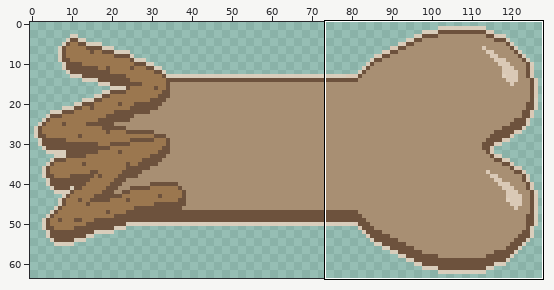
Two states of a pixel-art file, assets/sprite_fatigue.aseprite. The first picture is a wide view before the edit; the outline marks the close-up.
Close-up. Before the edit:
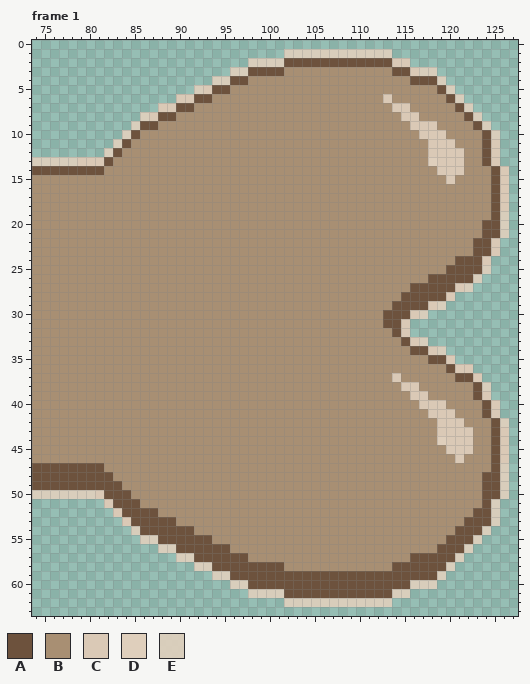
128x64 pixels, 8 frames. Shown: frame 1: x 74..127, y 0..63. The commit also changed other frames or places, which this record leaves out.
Palette (. is transparent): A #6d523d  B #a88f73  C #dac9b6  D #dfcfbc  E #e0d0bde7
Pixels before, frame 1 (only the part around the change), first column x 74:
 0 ......................................................
 1 ............................EEEEEEEEEEEE..............
 2 ........................EEEEAAAAAAAAAAAACC............
 3 ......................EEAAAABBBBBBBBBBBBAACEE.........
 4 ....................EEAABBBBBBBBBBBBBBBBBBAAAE........
 5 ..................ECAABBBBBBBBBBBBBBBBBBBBBBBAE.......
 6 ................CCAABBBBBBBBBBBBBBBBBBBCBBBBBBAE......
 7 ..............CCAABBBBBBBBBBBBBBBBBBBBBBCCBBBBBAE.....
 8 ............ECAABBBBBBBBBBBBBBBBBBBBBBBBBCCBBBBBAE....
 9 ...........EAABBBBBBBBBBBBBBBBBBBBBBBBBBBBCCCBBBBAE...
10 ..........EABBBBBBBBBBBBBBBBBBBBBBBBBBBBBBBCCCBBBBAE..
11 .........EABBBBBBBBBBBBBBBBBBBBBBBBBBBBBBBBBCCCBBBAC..
12 ........EABBBBBBBBBBBBBBBBBBBBBBBBBBBBBBBBBBCCCCBBAC..
13 EEEEECCCABBBBBBBBBBBBBBBBBBBBBBBBBBBBBBBBBBBDCCCBBAC..
14 AAAAAAAABBBBBBBBBBBBBBBBBBBBBBBBBBBBBBBBBBBBBCCCBBBAC.
15 BBBBBBBBBBBBBBBBBBBBBBBBBBBBBBBBBBBBBBBBBBBBBBCBBBBAC.
16 BBBBBBBBBBBBBBBBBBBBBBBBBBBBBBBBBBBBBBBBBBBBBBBBBBBAC.
17 BBBBBBBBBBBBBBBBBBBBBBBBBBBBBBBBBBBBBBBBBBBBBBBBBBBAC.
18 BBBBBBBBBBBBBBBBBBBBBBBBBBBBBBBBBBBBBBBBBBBBBBBBBBBAC.
19 BBBBBBBBBBBBBBBBBBBBBBBBBBBBBBBBBBBBBBBBBBBBBBBBBBBAE.
20 BBBBBBBBBBBBBBBBBBBBBBBBBBBBBBBBBBBBBBBBBBBBBBBBBBAAE.
21 BBBBBBBBBBBBBBBBBBBBBBBBBBBBBBBBBBBBBBBBBBBBBBBBBBAAE.
22 BBBBBBBBBBBBBBBBBBBBBBBBBBBBBBBBBBBBBBBBBBBBBBBBBAAC..
23 BBBBBBBBBBBBBBBBBBBBBBBBBBBBBBBBBBBBBBBBBBBBBBBBBAAC..
24 BBBBBBBBBBBBBBBBBBBBBBBBBBBBBBBBBBBBBBBBBBBBBBBAAAC...
25 BBBBBBBBBBBBBBBBBBBBBBBBBBBBBBBBBBBBBBBBBBBBBBAAAAE...
26 BBBBBBBBBBBBBBBBBBBBBBBBBBBBBBBBBBBBBBBBBBBBAAAAAE....
27 BBBBBBBBBBBBBBBBBBBBBBBBBBBBBBBBBBBBBBBBBBAAAAACE.....
28 BBBBBBBBBBBBBBBBBBBBBBBBBBBBBBBBBBBBBBBBBAAAAAC.......
29 BBBBBBBBBBBBBBBBBBBBBBBBBBBBBBBBBBBBBBBBAAAACE........
30 BBBBBBBBBBBBBBBBBBBBBBBBBBBBBBBBBBBBBBBAAACE..........
31 BBBBBBBBBBBBBBBBBBBBBBBBBBBBBBBBBBBBBBBAAC............
32 BBBBBBBBBBBBBBBBBBBBBBBBBBBBBBBBBBBBBBBBAC............
33 BBBBBBBBBBBBBBBBBBBBBBBBBBBBBBBBBBBBBBBBBACE..........
34 BBBBBBBBBBBBBBBBBBBBBBBBBBBBBBBBBBBBBBBBBBAACE........
35 BBBBBBBBBBBBBBBBBBBBBBBBBBBBBBBBBBBBBBBBBBBBAAC.......
36 BBBBBBBBBBBBBBBBBBBBBBBBBBBBBBBBBBBBBBBBBBBBBBACC.....
37 BBBBBBBBBBBBBBBBBBBBBBBBBBBBBBBBBBBBBBBBCBBBBBBAAC....
38 BBBBBBBBBBBBBBBBBBBBBBBBBBBBBBBBBBBBBBBBBCCBBBBBBAE...
39 BBBBBBBBBBBBBBBBBBBBBBBBBBBBBBBBBBBBBBBBBBCCBBBBBAC...
40 BBBBBBBBBBBBBBBBBBBBBBBBBBBBBBBBBBBBBBBBBBBCCCBBBBAC..
41 BBBBBBBBBBBBBBBBBBBBBBBBBBBBBBBBBBBBBBBBBBBBCCCBBBAC..
42 BBBBBBBBBBBBBBBBBBBBBBBBBBBBBBBBBBBBBBBBBBBBBCCCBBBAE.
43 BBBBBBBBBBBBBBBBBBBBBBBBBBBBBBBBBBBBBBBBBBBBBCCCCBBAC.
44 BBBBBBBBBBBBBBBBBBBBBBBBBBBBBBBBBBBBBBBBBBBBBDCCCBBAC.
45 BBBBBBBBBBBBBBBBBBBBBBBBBBBBBBBBBBBBBBBBBBBBBBCCCBBAC.
46 BBBBBBBBBBBBBBBBBBBBBBBBBBBBBBBBBBBBBBBBBBBBBBBCBBBAC.
47 AAAAAAAABBBBBBBBBBBBBBBBBBBBBBBBBBBBBBBBBBBBBBBBBBBAE.
48 AAAAAAAAABBBBBBBBBBBBBBBBBBBBBBBBBBBBBBBBBBBBBBBBBAAE.
49 AAAAAAAAAABBBBBBBBBBBBBBBBBBBBBBBBBBBBBBBBBBBBBBBBAAE.
50 EEEEEEECAAABBBBBBBBBBBBBBBBBBBBBBBBBBBBBBBBBBBBBBBAAE.
51 ........CAAABBBBBBBBBBBBBBBBBBBBBBBBBBBBBBBBBBBBBBAE..
52 .........CAAAABBBBBBBBBBBBBBBBBBBBBBBBBBBBBBBBBBBAAE..
53 ..........CAAAAABBBBBBBBBBBBBBBBBBBBBBBBBBBBBBBBAAAE..
54 ...........EAAAAAABBBBBBBBBBBBBBBBBBBBBBBBBBBBBAAAE...
55 ............EEAAAAAABBBBBBBBBBBBBBBBBBBBBBBBBBAAAE....
56 ..............EEAAAAAABBBBBBBBBBBBBBBBBBBBBBBAAAE.....
57 ................EEAAAAAABBBBBBBBBBBBBBBBBBAAAAAE......
58 ..................EEAAAAAAAABBBBBBBBBBBBAAAAAAE.......
59 ....................EEAAAAAAAAAAAAAAAAAAAAAAAE........
60 ......................EEAAAAAAAAAAAAAAAAAAEEE.........
61 ........................EEEEAAAAAAAAAAAAEE............
62 ............................EEEEEEEEEEEE..............
63 ......................................................
The result:
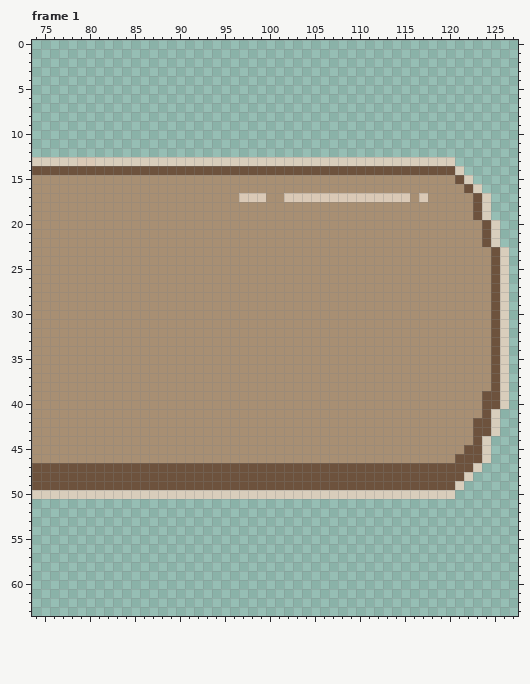
The edit:
Changed rows in their new state; - is an unchanged pixel.
Frame 1, layer "Layer 2":
first column x 81:
 1 ---------------------............-------------
 2 -----------------..................-----------
 3 ---------------.......................--------
 4 -------------..........................-------
 5 -----------.............................------
 6 ---------................................-----
 7 -------...................................----
 8 -----......................................---
 9 ----........................................--
10 ---..........................................-
11 --...........................................-
12 -............................................-
13 EEEEEEEEEEEEEEEEEEEEEEEEEEEEEEEEEEEEEEEE.....-
14 -AAAAAAAAAAAAAAAAAAAAAAAAAAAAAAAAAAAAAAAE.....
15 ---------------------------------------BAE....
16 -----------------------------------------AE...
17 ----------------CCC--CCCCCCCCCCCCCC-C-----AE..
18 ------------------------------------------AE..
19 ------------------------------------------AE..
20 --------------------------------------------E.
21 --------------------------------------------E.
22 ------------------------------------------B-E-
23 ------------------------------------------BBAE
24 ----------------------------------------BBBBAE
25 ---------------------------------------BBBBBAE
26 -------------------------------------BBBBBBBAE
27 -----------------------------------BBBBBBBBBAE
28 ----------------------------------BBBBBBBBBBAE
29 ---------------------------------BBBBBBBBBBBAE
30 --------------------------------BBBBBBBBBBBBAE
31 --------------------------------BBBBBBBBBBBBAE
32 ---------------------------------BBBBBBBBBBBAE
33 ----------------------------------BBBBBBBBBBAE
34 -----------------------------------BBBBBBBBBAE
35 -------------------------------------BBBBBBBAE
36 ---------------------------------------BBBBBAE
37 ---------------------------------B------BBBBAE
38 ----------------------------------BB------BBAE
39 -----------------------------------BB-----BAAE
40 ------------------------------------BBB-----AE
41 -------------------------------------BBB----E-
42 --------------------------------------BBB-AAE.
43 --------------------------------------BBBBAAE.
44 --------------------------------------BBBBAE..
45 ---------------------------------------BBAAE..
46 ----------------------------------------AAAE..
47 -AAAAAAAAAAAAAAAAAAAAAAAAAAAAAAAAAAAAAAAAAE...
48 --AAAAAAAAAAAAAAAAAAAAAAAAAAAAAAAAAAAAAAAE....
49 ---AAAAAAAAAAAAAAAAAAAAAAAAAAAAAAAAAAAAAE.....
50 EEEEEEEEEEEEEEEEEEEEEEEEEEEEEEEEEEEEEEEE......
51 -............................................-
52 --...........................................-
53 ---..........................................-
54 ----........................................--
55 -----......................................---
56 -------...................................----
57 ---------................................-----
58 -----------.............................------
59 -------------..........................-------
60 ---------------.......................--------
61 -----------------..................-----------
62 ---------------------............-------------
Boxes around the changes in both close-ups, in picture pixels (x1, y1, x2, y2):
changed: (95, 49, 509, 607)
